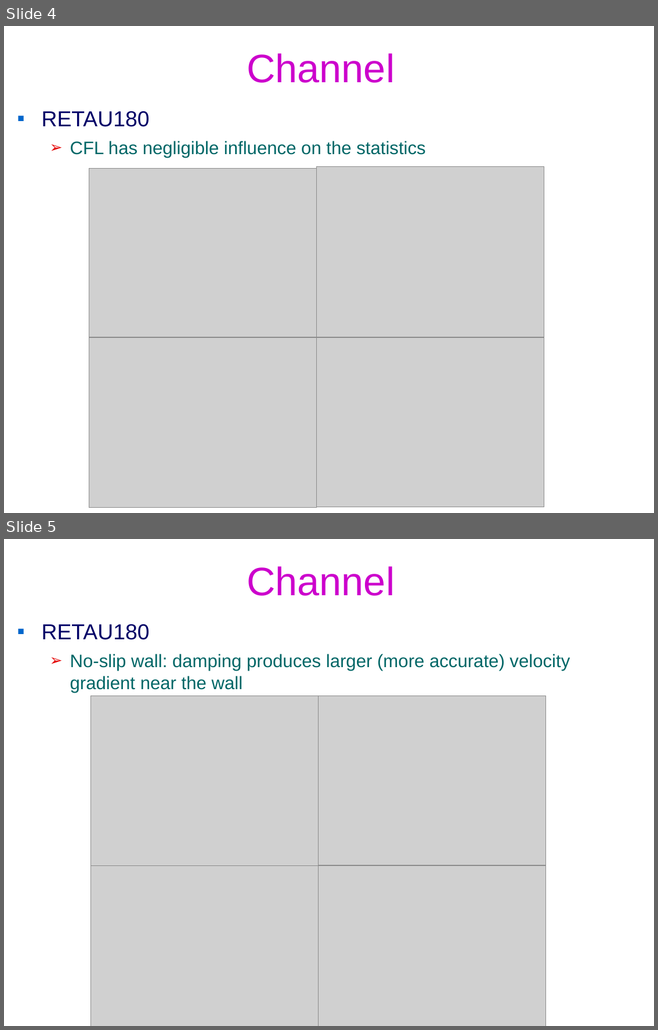
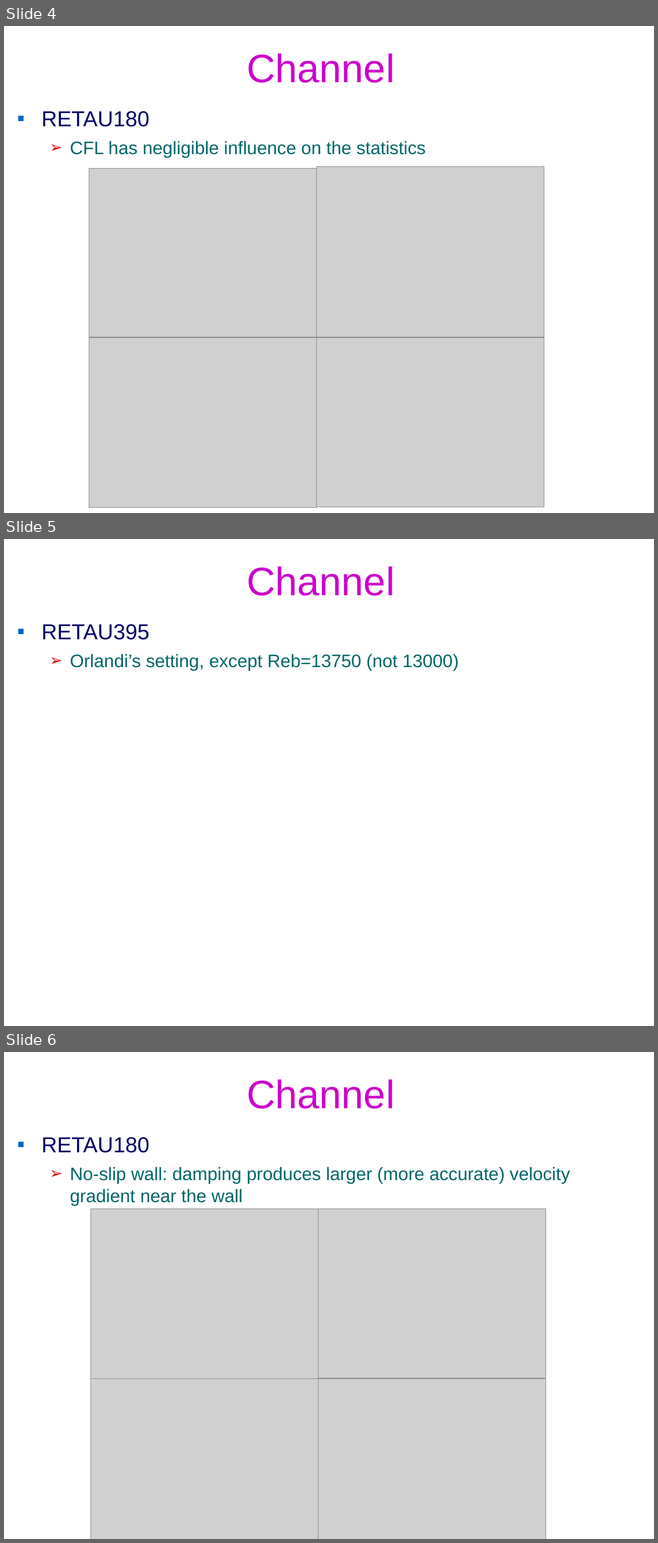
Before and after one commit to federicoVerolini/CaLES, a slide deck: docs/vv.pptx. Shown one above the other, each under a label of ours: slides 4 and 5 before the commit, slides 4, 5 and 6 after it. The pictures are 658x1030 and 658x1543 pixels, drawn with LibreOffice and Linux fonts; fonts in the diff are those of the drawing; grey boxes stand for pictures; background and template pictures are left out. Boxes give left, top, right and bottom in pixels: in the first picture for what was removed or moved away, otherwise in the second. Text is boxed around its words. In the diff, an @@ line names an element or a change of style, - is before the commit and + after.

```diff
--- a/docs/vv.pptx
+++ b/docs/vv.pptx
@@ slide 5 added at [4,539,654,1026], background #FFFFFF @@
@@ title added at [246,566,394,596], 44 pt, text #CC00CC @@
+Channel
@@ text added at [42,624,459,671], 20 pt, text #006666 @@
+▪ RETAU395
+  ➢ Orlandi’s setting, except Reb=13750 (not 13000)
@@ what was slide 5 is now slide 6 @@
```
Also in this commit, not shown: 2 other slides added, 4 other files.
